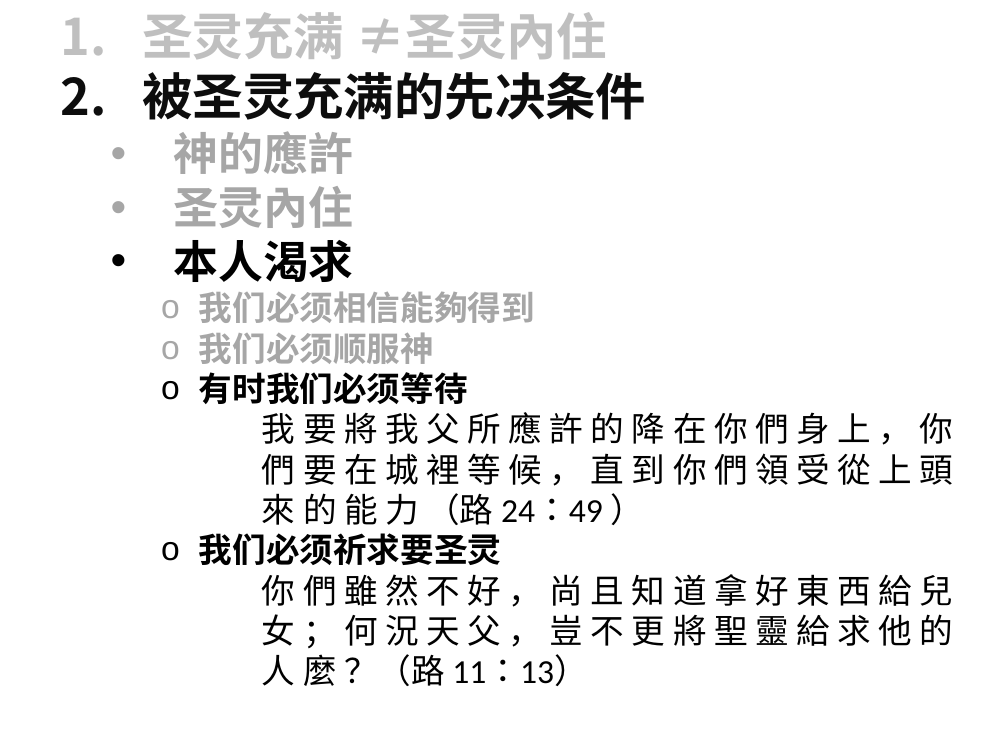
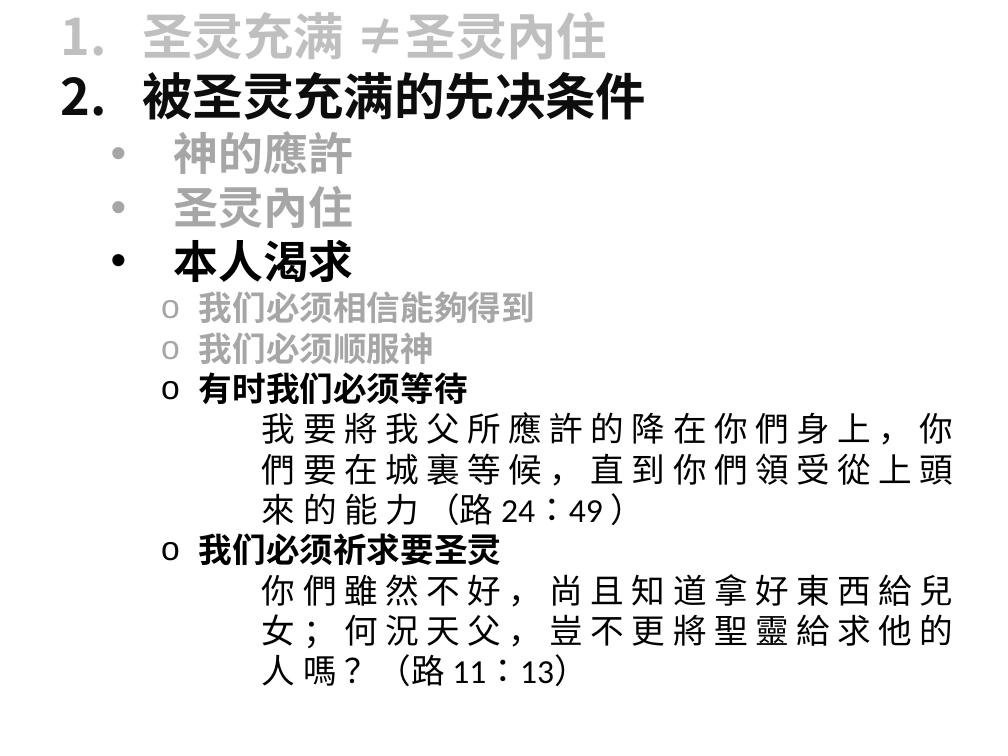
Before and after one commit to sauchilee/sauchilee.github.io, a slide deck: slide 7 of preaching/被聖靈充滿.pptx. Drawn at 1008x756 pixels with LibreOffice and Linux fonts; fonts in the diff are those of the drawing. Boxes give left, top, right and bottom in pixels: in the first picture for what was removed or moved away, otherwise in the second. Text is boxed around its words. In the diff, an @@ line names an element or a change of style, - is before the commit and + after.

```diff
--- a/preaching/被聖靈充滿.pptx
+++ b/preaching/被聖靈充滿.pptx
@@ text at (262, 412, 954, 525): text changed @@
-          我 要 將 我 父 所 應 許 的 降 在 你 們 身 上 ， 你 們 要 在 城 裡 等 候 ， 直 到 你 們 領 受 從 上 頭 來 的 能 力 （路 24：49 ）
+          我 要 將 我 父 所 應 許 的 降 在 你 們 身 上 ， 你 們 要 在 城 裏 等 候 ， 直 到 你 們 領 受 從 上 頭 來 的 能 力 （路 24：49 ）
@@ text at (262, 574, 954, 686): text changed @@
-          你 們 雖 然 不 好 ， 尚 且 知 道 拿 好 東 西 給 兒 女 ； 何 況 天 父 ， 豈 不 更 將 聖 靈 給 求 他 的 人 麼 ？（路 11：13）
+          你 們 雖 然 不 好 ， 尚 且 知 道 拿 好 東 西 給 兒 女 ； 何 況 天 父 ， 豈 不 更 將 聖 靈 給 求 他 的 人 嗎 ？（路 11：13）
```
Also in this commit, not shown: 7 other slides changed, 15 other files.
